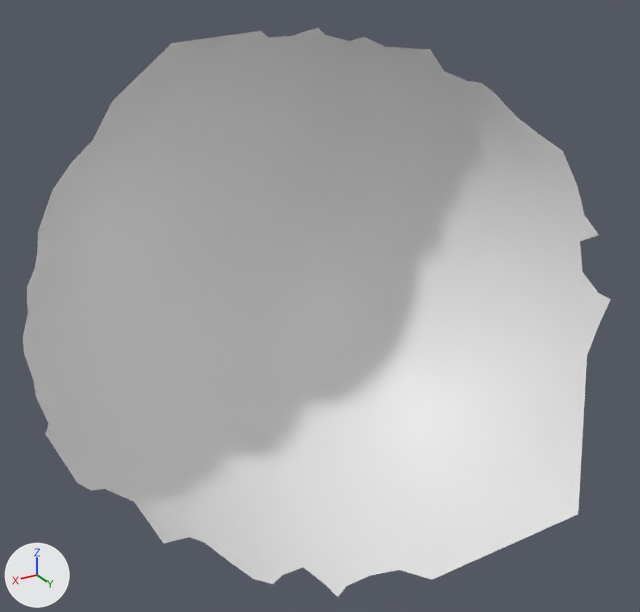
What one commit did to the OBJ model res/final/camerafocus/cleanedup/CameraFocus_P14.000001.obj.
Camera for both pictures: a 50 mm camera at (113.2, 314.7, 150.6) aimed at (-2.2, 122.3, 54.5). The axes (+X, +Y, +Z) are drawn at lower left. The lights are the same throughout. Where no turn or scale is listed for an object, it has been applied to the vertices.

Objects in the first picture: 'CameraFocus_P14.000001'.
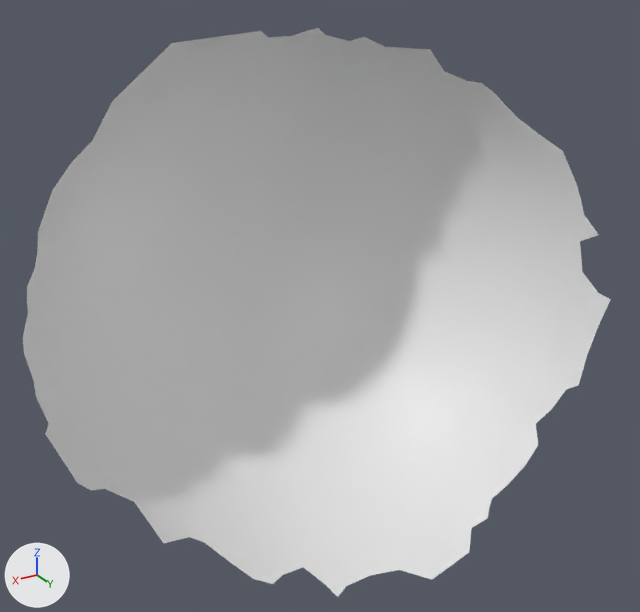
Location of each change, [x1, y1, x2, y2] in pixels of the pictures (640 x 612 px):
part 1 of me_camerafocus_p14_000001, deleted: before [434, 358, 587, 579]

The change, as a diff of the scene's bpy script:
```diff
--- a/res/final/camerafocus/cleanedup/CameraFocus_P14.000001.obj.py
+++ b/res/final/camerafocus/cleanedup/CameraFocus_P14.000001.obj.py
@@ me_camerafocus_p14_000001 @@
 # used by ob_camerafocus_p14_000001; location = (0.0, 0.0, 0.0)
-me_camerafocus_p14_000001.from_pydata(...)  # 3523 vertices, 6978 faces; spans x -79.0..75.0, y 62.0..182.0, z -15.0..124.0
+me_camerafocus_p14_000001.from_pydata(...)  # 3522 vertices, 6965 faces; spans x -79.0..75.0, y 62.0..166.0, z -15.0..124.0
+# me_camerafocus_p14_000001 part 1
+# 1 vertex is removed from x -47.0, y 182.0, z 6.0
+# 13 faces are deleted
```
